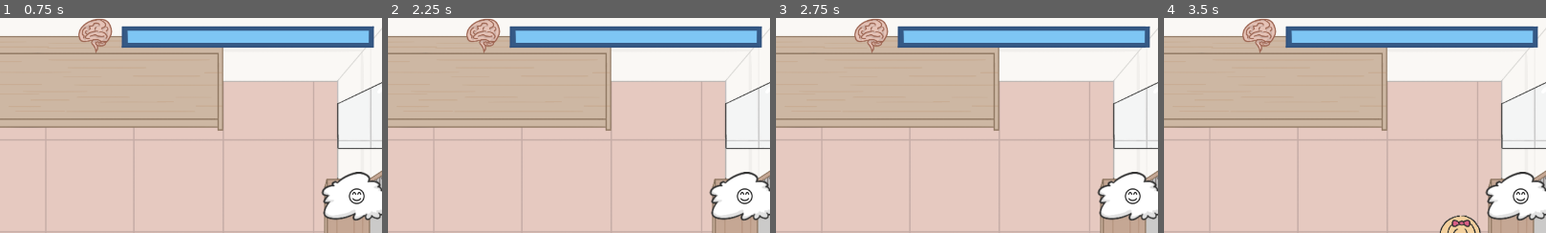
Above: before the commit, frames 1-4 (left to right).
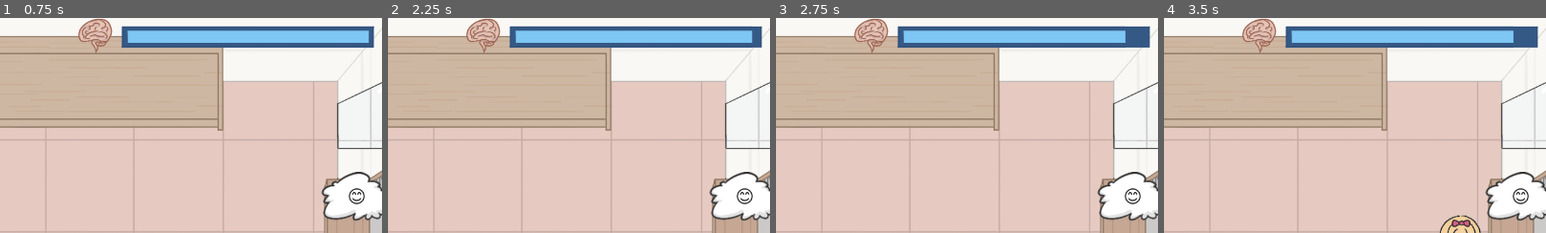
Above: after the commit, the same moments.

Repository: darkbtf/game-jam-2026-kcl
Game: Godot game, scene res://Scenes/main.tscn
The game is run twice, just before and just after one commit, with the same random seed, the same clock (stepped at 60 frames per second) and the same inputs.
Inputs:
- Up to frame 1 (0.75 s): tap Enter (ui_accept) at 0.5 s; hold D (move_right) from 0.53 s (still down); hold J (expression_happy) from 0.53 s (still down)
- Up to frame 2 (2.25 s): tap Enter (ui_accept) at 0.77, 1.07, 1.52, 1.82 s; tap K (expression_neutral) at 0.8, 1.35 s; release D (move_right) at 1.28 s; release J (expression_happy) at 1.28 s; hold S (move_down) 1.28-2.03 s; tap L (expression_sad) at 1.55 s; hold D (move_right) from 2.03 s (still down); hold L (expression_sad) from 2.03 s (still down)
- Up to frame 3 (2.75 s): keep holding D (move_right); keep holding L (expression_sad); tap R at 2.3 s
- Up to frame 4 (3.5 s): release D (move_right) at 2.78 s; release L (expression_sad) at 2.78 s; hold W (move_up) from 2.78 s (still down); tap R at 2.85 s; tap Enter (ui_accept) at 3.02, 3.05, 3.32 s
The pictures show only the part of the screen within x 34-84%, y 5-55%; the shares and areas given below are measured in that part.

Frame 1 is identical in both runs. In frame 2, less than 0.1% of the frame differs, in the area x 95-97%, y 5-12%; in frame 3, 0.3%, in the area x 91-97%, y 5-12%; in frame 4, 0.3%.

Commit message:
fix sanity related bugs

Diff:
--- a/Scenes/scoreboard.tscn
+++ b/Scenes/scoreboard.tscn
@@ -38,6 +38,44 @@
 texture = ExtResource("2")
 stretch_mode = 5
 
+[node name="LevelDigit1Label" type="Label" parent="."]
+layout_mode = 1
+anchors_preset = -1
+anchor_left = 0.526
+anchor_top = 0.5
+anchor_right = 0.526
+anchor_bottom = 0.5
+offset_left = -8.280029
+offset_top = -304.0
+offset_right = 21.71997
+offset_bottom = -249.0
+grow_horizontal = 2
+grow_vertical = 2
+theme_override_colors/font_color = Color(0.072842635, 0.072842635, 0.072842635, 1)
+theme_override_font_sizes/font_size = 40
+text = "0"
+horizontal_alignment = 1
+vertical_alignment = 1
+
+[node name="LevelDigit2Label" type="Label" parent="."]
+layout_mode = 1
+anchors_preset = -1
+anchor_left = 0.584
+anchor_top = 0.5
+anchor_right = 0.584
+anchor_bottom = 0.5
+offset_left = -50.0
+offset_top = -302.5
+offset_right = 50.0
+offset_bottom = -247.5
+grow_horizontal = 2
+grow_vertical = 2
+theme_override_colors/font_color = Color(0.072842635, 0.072842635, 0.072842635, 1)
+theme_override_font_sizes/font_size = 40
+text = "1"
+horizontal_alignment = 1
+vertical_alignment = 1
+
 [node name="WinContent" type="Control" parent="."]
 layout_mode = 1
 anchors_preset = 15
@@ -124,44 +162,6 @@
 texture = ExtResource("6_d7tm3")
 stretch_mode = 5
 
-[node name="LevelDigit1Label" type="Label" parent="WinContent"]
-layout_mode = 1
-anchors_preset = -1
-anchor_left = 0.526
-anchor_top = 0.5
-anchor_right = 0.526
-anchor_bottom = 0.5
-offset_left = -8.280029
-offset_top = -304.0
-offset_right = 21.71997
-offset_bottom = -249.0
-grow_horizontal = 2
-grow_vertical = 2
-theme_override_colors/font_color = Color(0.072842635, 0.072842635, 0.072842635, 1)
-theme_override_font_sizes/font_size = 40
-text = "0"
-horizontal_alignment = 1
-vertical_alignment = 1
-
-[node name="LevelDigit2Label" type="Label" parent="WinContent"]
-layout_mode = 1
-anchors_preset = -1
-anchor_left = 0.584
-anchor_top = 0.5
-anchor_right = 0.584
-anchor_bottom = 0.5
-offset_left = -50.0
-offset_top = -300.0
-offset_right = 50.0
-offset_bottom = -250.0
-grow_horizontal = 2
-grow_vertical = 2
-theme_override_colors/font_color = Color(0.072842635, 0.072842635, 0.072842635, 1)
-theme_override_font_sizes/font_size = 40
-text = "1"
-horizontal_alignment = 1
-vertical_alignment = 1
-
 [node name="NextLabel" type="Label" parent="WinContent"]
 layout_mode = 1
 anchors_preset = -1
--- a/Scenes/ui.tscn
+++ b/Scenes/ui.tscn
@@ -235,56 +235,6 @@
 texture_under = ExtResource("3_ryf15")
 texture_progress = ExtResource("5_g0wmg")
 
-[node name="GameOverPanel" type="Control" parent="."]
-visible = false
-layout_mode = 1
-anchors_preset = 15
-anchor_right = 1.0
-anchor_bottom = 1.0
-grow_horizontal = 2
-grow_vertical = 2
-
-[node name="Background" type="ColorRect" parent="GameOverPanel"]
-layout_mode = 1
-anchors_preset = 15
-anchor_right = 1.0
-anchor_bottom = 1.0
-grow_horizontal = 2
-grow_vertical = 2
-color = Color(0, 0, 0, 0.7)
-
-[node name="VBoxContainer" type="VBoxContainer" parent="GameOverPanel"]
-layout_mode = 1
-anchors_preset = 8
-anchor_left = 0.5
-anchor_top = 0.5
-anchor_right = 0.5
-anchor_bottom = 0.5
-offset_left = -150.0
-offset_top = -50.0
-offset_right = 150.0
-offset_bottom = 50.0
-grow_horizontal = 2
-grow_vertical = 2
-
-[node name="GameOverLabel" type="Label" parent="GameOverPanel/VBoxContainer"]
-layout_mode = 2
-text = "遊戲結束！"
-horizontal_alignment = 1
-vertical_alignment = 1
-
-[node name="ReasonLabel" type="Label" parent="GameOverPanel/VBoxContainer"]
-layout_mode = 2
-text = "SAN 值歸零"
-horizontal_alignment = 1
-vertical_alignment = 1
-
-[node name="RestartLabel" type="Label" parent="GameOverPanel/VBoxContainer"]
-layout_mode = 2
-text = "按 R 鍵重新開始"
-horizontal_alignment = 1
-vertical_alignment = 1
-
 [node name="Setting" type="TextureButton" parent="."]
 layout_mode = 1
 offset_left = 211.0
--- a/Scripts/game_manager.gd
+++ b/Scripts/game_manager.gd
@@ -5,14 +5,11 @@
 signal san_changed(new_value)
 signal customer_satisfaction_changed(customer_id, new_value)
 signal order_completed(customer_id, success: bool)
-signal game_over()
 signal overall_satisfaction_changed(new_value)
 
 # 遊戲狀態
 var player_san: float = 100.0
 var max_san: float = 100.0
-var san_drain_rate: float = 2.0  # 每秒掉多少 san
-var is_game_over: bool = false
 
 # 全局滿意度
 var overall_satisfaction: float = 50.0
@@ -290,16 +287,8 @@
 	return kitchen_staff_data.get(staff_type, null)
 
 func drain_san(amount: float):
-	if is_game_over:
-		return
-
 	player_san = max(0, player_san - amount)
 	san_changed.emit(player_san)
-
-	# 檢查遊戲結束
-	if player_san <= 0 and not is_game_over:
-		is_game_over = true
-		game_over.emit()
 
 func restore_san(amount: float):
 	player_san = min(max_san, player_san + amount)
--- a/Scripts/level_manager.gd
+++ b/Scripts/level_manager.gd
@@ -17,6 +17,7 @@
 signal level_state_changed(state: LevelState)
 signal level_time_updated(remaining_time: float)  # 關卡剩餘時間更新
 signal level_time_up()  # 關卡時間到
+signal game_over()  # 遊戲結束（san 值歸零時觸發）
 
 # 所有關卡配置列表（在初始化時載入）
 var levels: Array[LevelConfig] = []
@@ -44,6 +45,9 @@
 
 	# 等待一幀，確保場景樹完全載入
 	await get_tree().process_frame
+
+	# 連接 game_manager 的 san_changed 信號
+	call_deferred("connect_game_manager_signals")
 
 	# 如果直接進入 MainScene，自動載入 level 0
 	# 如果之後有 MenuScene，可以在 MenuScene 中手動調用 start_level(0)
@@ -147,6 +151,32 @@
 	# levels.append(level4)
 
 	print("已初始化 ", levels.size(), " 個關卡配置")
+
+# 連接 game_manager 的信號
+func connect_game_manager_signals():
+	var game_manager = get_tree().get_first_node_in_group("game_manager")
+	if game_manager:
+		if not game_manager.san_changed.is_connected(_on_san_changed):
+			game_manager.san_changed.connect(_on_san_changed)
+		print("已連接 game_manager 的 san_changed 信號")
+	else:
+		# 如果 game_manager 還沒載入，延遲重試（最多重試 10 次）
+		for i in range(10):
+			await get_tree().process_frame
+			game_manager = get_tree().get_first_node_in_group("game_manager")
+			if game_manager:
+				if not game_manager.san_changed.is_connected(_on_san_changed):
+					game_manager.san_changed.connect(_on_san_changed)
+				print("已連接 game_manager 的 san_changed 信號")
+				return
+		print("警告: 無法找到 game_manager，san_changed 信號未連接")
+
+# 處理 san 值變更
+func _on_san_changed(new_value: float):
+	# 當 san 值歸零時，觸發關卡失敗
+	if new_value <= 0 and current_state == LevelState.PLAYING:
+		fail_level()
+		game_over.emit()
 
 # 輔助函數：根據關卡索引自動設置 duration
 func create_level_with_duration(level_index: int, level_name: String, spawn_interval: float, max_customers: int, customer_configs: Array[CustomerSpawnConfig]) -> LevelConfig:
@@ -230,7 +260,6 @@
 	var game_manager = get_tree().get_first_node_in_group("game_manager")
 	if game_manager:
 		game_manager.player_san = game_manager.max_san
-		game_manager.is_game_over = false
 		game_manager.san_changed.emit(game_manager.player_san)
 		print("已重置玩家 sanity")
 
@@ -271,6 +300,8 @@
 
 # 失敗當前關卡
 func fail_level():
+	if current_state == LevelState.FAILED:
+		return  # 已經失敗了，避免重複觸發
 	set_level_state(LevelState.FAILED)
 	print("關卡失敗: ", current_level_config.level_name if current_level_config else "未知")
 
@@ -349,3 +380,6 @@
 		elif current_state == LevelState.FAILED and event.keycode == KEY_R:
 			restart_current_level()
 			get_viewport().set_input_as_handled()
+
+func is_ended():
+	return current_state in [LevelState.COMPLETED, LevelState.FAILED]
--- a/Scripts/player.gd
+++ b/Scripts/player.gd
@@ -2,7 +2,7 @@
 
 # 玩家腳本
 @export var speed: float
-@export var expression_drain_rate: float = 1.0  # 每秒掉多少 san
+var expression_drain_rate: float = 5.0  # 每秒掉多少 san
 
 var run_status: bool = false
 var run_direction
@@ -18,7 +18,7 @@
 
 func _physics_process(delta):
 	# 檢查遊戲結束
-	if game_manager and game_manager.is_game_over:
+	if LevelManager and LevelManager.is_ended():
 		velocity = Vector2.ZERO
 		return
 
@@ -67,12 +67,15 @@
 	# 表情控制
 	if Input.is_action_pressed("expression_happy"):
 		current_expression = GameManager.MaskType.HAPPY
+		expression_drain_rate = 2.0
 		is_using_expression = true
 	elif Input.is_action_pressed("expression_neutral"):
 		current_expression = GameManager.MaskType.NEUTRAL
+		expression_drain_rate = 5.0
 		is_using_expression = true
 	elif Input.is_action_pressed("expression_sad"):
 		current_expression = GameManager.MaskType.SAD
+		expression_drain_rate = 10.0
 		is_using_expression = true
 	else:
 		current_expression = GameManager.MaskType.NEUTRAL
--- a/Scripts/ui_manager.gd
+++ b/Scripts/ui_manager.gd
@@ -3,7 +3,6 @@
 # UI 管理器
 @onready var san_bar: TextureProgressBar = $TopRightUI/SanBar
 @onready var time_bar: TextureProgressBar = $BottomLeftUI/timeBar
-@onready var game_over_panel: Control = $GameOverPanel
 @onready var player_face_panel: Control = $TopRightUI/PlayerFacePanel
 @onready var player_face: Sprite2D = $TopRightUI/PlayerFacePanel/Face
 @onready var level_label: Label = $BottomLeftUI/Date/LevelLabel
@@ -40,8 +39,6 @@
 		# 連接信號（如果還沒連接）
 		if not game_manager.san_changed.is_connected(_on_san_changed):
 			game_manager.san_changed.connect(_on_san_changed)
-		if not game_manager.game_over.is_connected(_on_game_over):
-			game_manager.game_over.connect(_on_game_over)
 
 		# 初始化顯示
 		_on_san_changed(100)
@@ -98,24 +95,6 @@
 
 func set_player(player_node: Node):
 	player = player_node
-
-func _on_game_over():
-	if game_over_panel:
-		game_over_panel.visible = true
-	# 暫停遊戲
-	get_tree().paused = true
-
-func _input(event):
-	# 遊戲結束後按 R 鍵重新開始
-	if game_over_panel and game_over_panel.visible:
-		if event.is_action_pressed("ui_accept") or (event is InputEventKey and event.pressed and event.keycode == KEY_R):
-			restart_game()
-
-func restart_game():
-	# 取消暫停
-	get_tree().paused = false
-	# 重新載入場景
-	get_tree().reload_current_scene()
 
 func scale_all_labels():
 	# 遞歸設置所有Label的字體大小
Not shown: 1 places in Scenes/main.tscn that only renumber resources
Not shown: 1 places in Scenes/ui.tscn that only renumber resources
